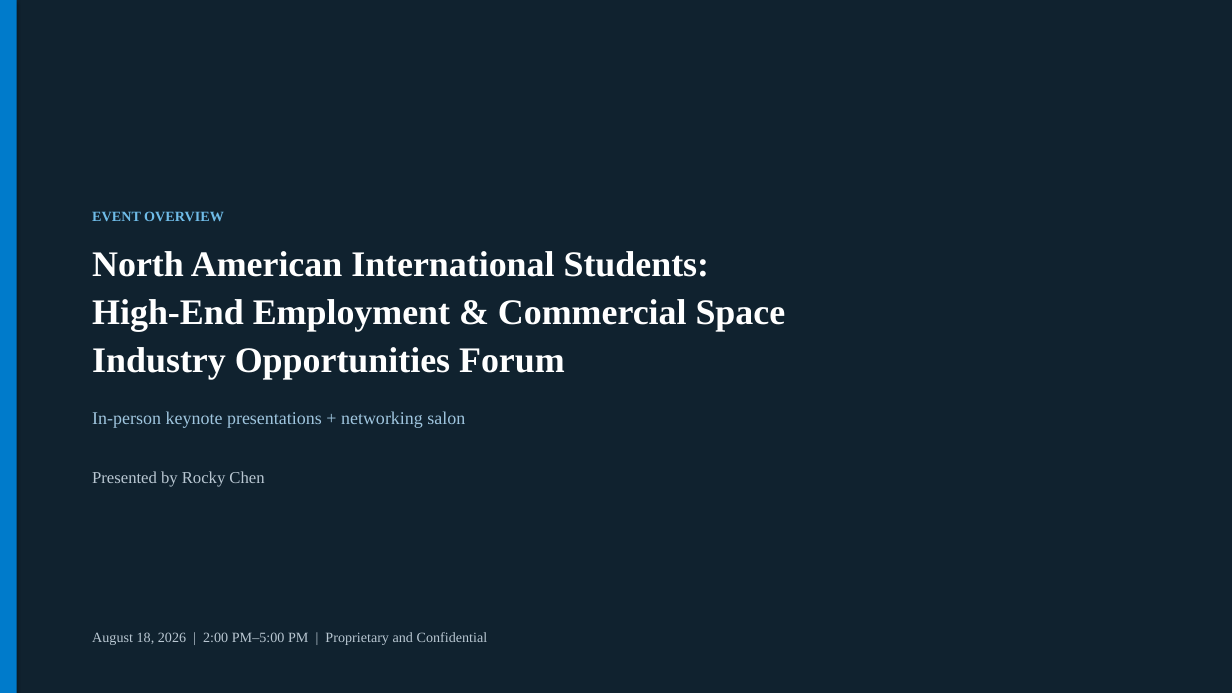
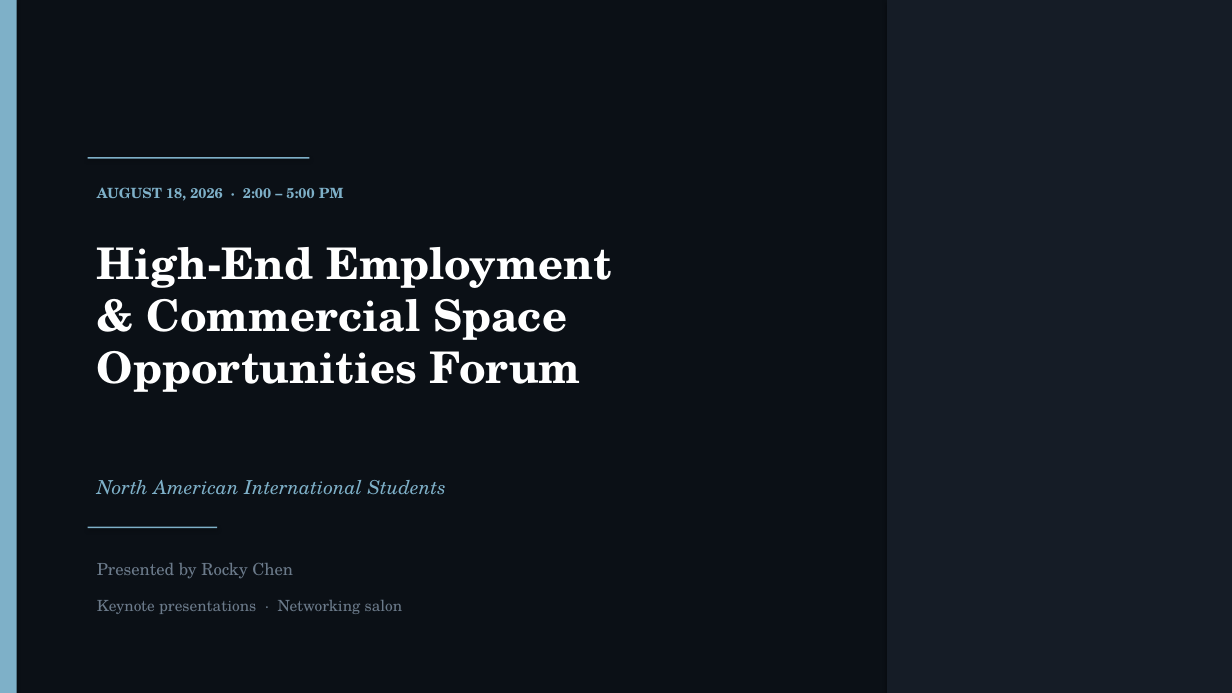
Before and after one commit to anthonyleedu/anthonyleedu, a slide deck: slide 1 of Heliospace_Company_And_Product_Overview.pptx. Drawn at 1232x693 pixels with LibreOffice and Linux fonts; fonts in the diff are those of the drawing. Boxes give left, top, right and bottom in pixels: in the first picture for what was removed or moved away, otherwise in the second. Text is boxed around its words. In the diff, an @@ line names an element or a change of style, - is before the commit and + after.

```diff
--- a/Heliospace_Company_And_Product_Overview.pptx
+++ b/Heliospace_Company_And_Product_Overview.pptx
@@ background #10222F to #0B1016 @@
@@ rectangle at (0,0,17,693): fill #007BCB to #7EB0C8 @@
@@ rectangle added at (887,0,1232,693), fill #151C26 @@
@@ rectangle added at (88,157,310,159), fill #7EB0C8 @@
@@ text at (97,187,344,201): text changed; font Times New Roman to TeX Gyre Schola; text colour #B9C7D2 to #7EB0C8; bold on @@
-August 18, 2026 | 2:00 PM–5:00 PM | Proprietary and Confidential
+AUGUST 18, 2026 · 2:00 – 5:00 PM
@@ text removed at (92,211,224,221) @@
-EVENT OVERVIEW
@@ text at (97,247,612,392): text changed; size 28 to 34 pt; font Times New Roman to TeX Gyre Schola @@
-North American International Students:
-High-End Employment & Commercial Space
-Industry Opportunities Forum
+High-End Employment
+& Commercial Space
+Opportunities Forum
@@ text added at (97,480,446,495), 15 pt, text #7EB0C8, italic @@
+North American International Students
@@ rectangle added at (88,527,217,529), fill #7EB0C8 @@
@@ text "Presented by Rocky Chen": place and size @@
-text "Presented by Rocky Chen" at (92,471,264,486)
+text "Presented by Rocky Chen" at (97,563,293,579)
@@ text "Presented by Rocky Chen" at (97,563,293,579): font Times New Roman to TeX Gyre Schola, text colour #B9C7D2 to #6B7A8A @@
@@ text at (97,600,403,614): text changed; size 14 to 12 pt; font Times New Roman to TeX Gyre Schola; text colour #9FC5DE to #6B7A8A @@
-In-person keynote presentations + networking salon
+Keynote presentations · Networking salon
```
Also in this commit, not shown: 19 other slides changed.
